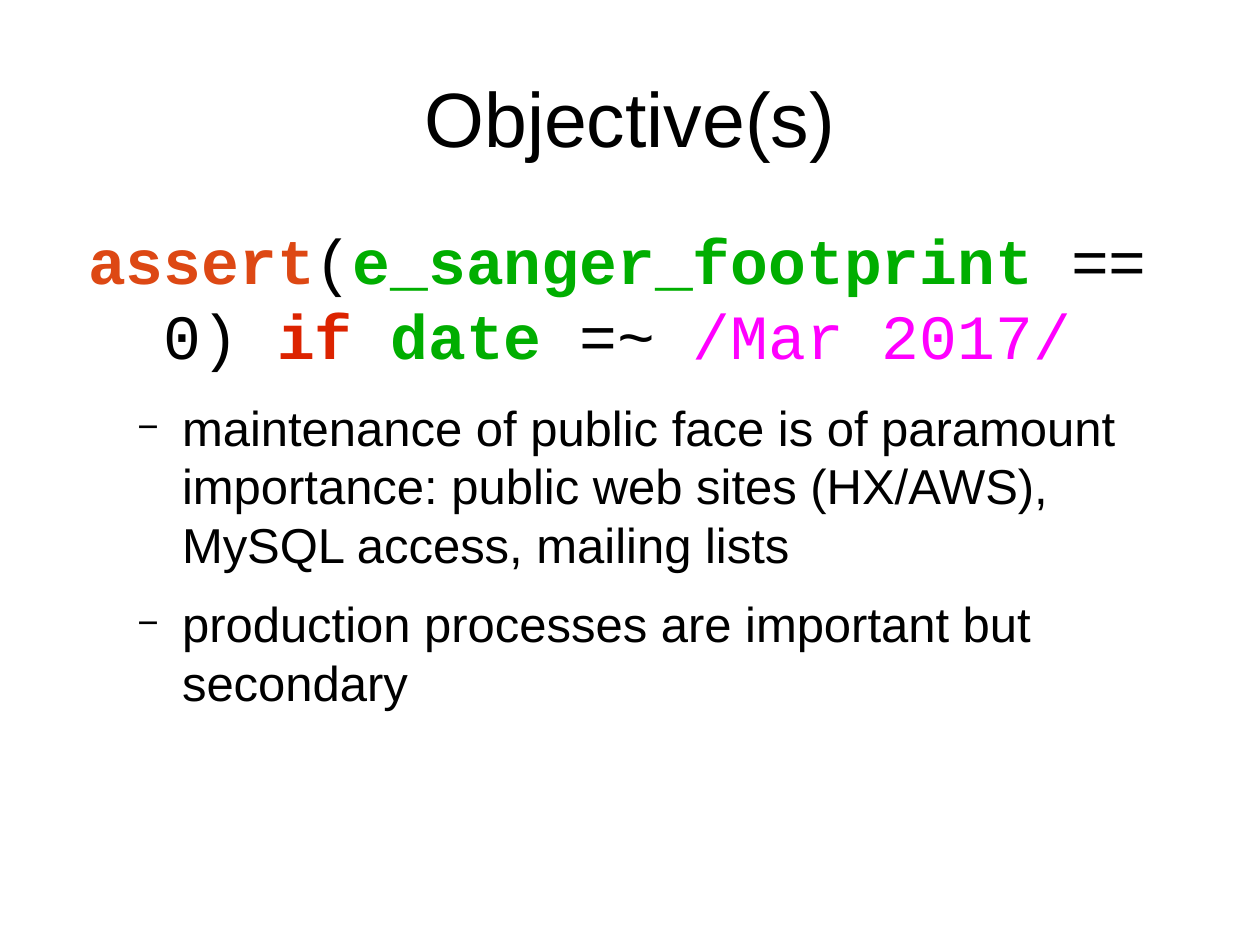
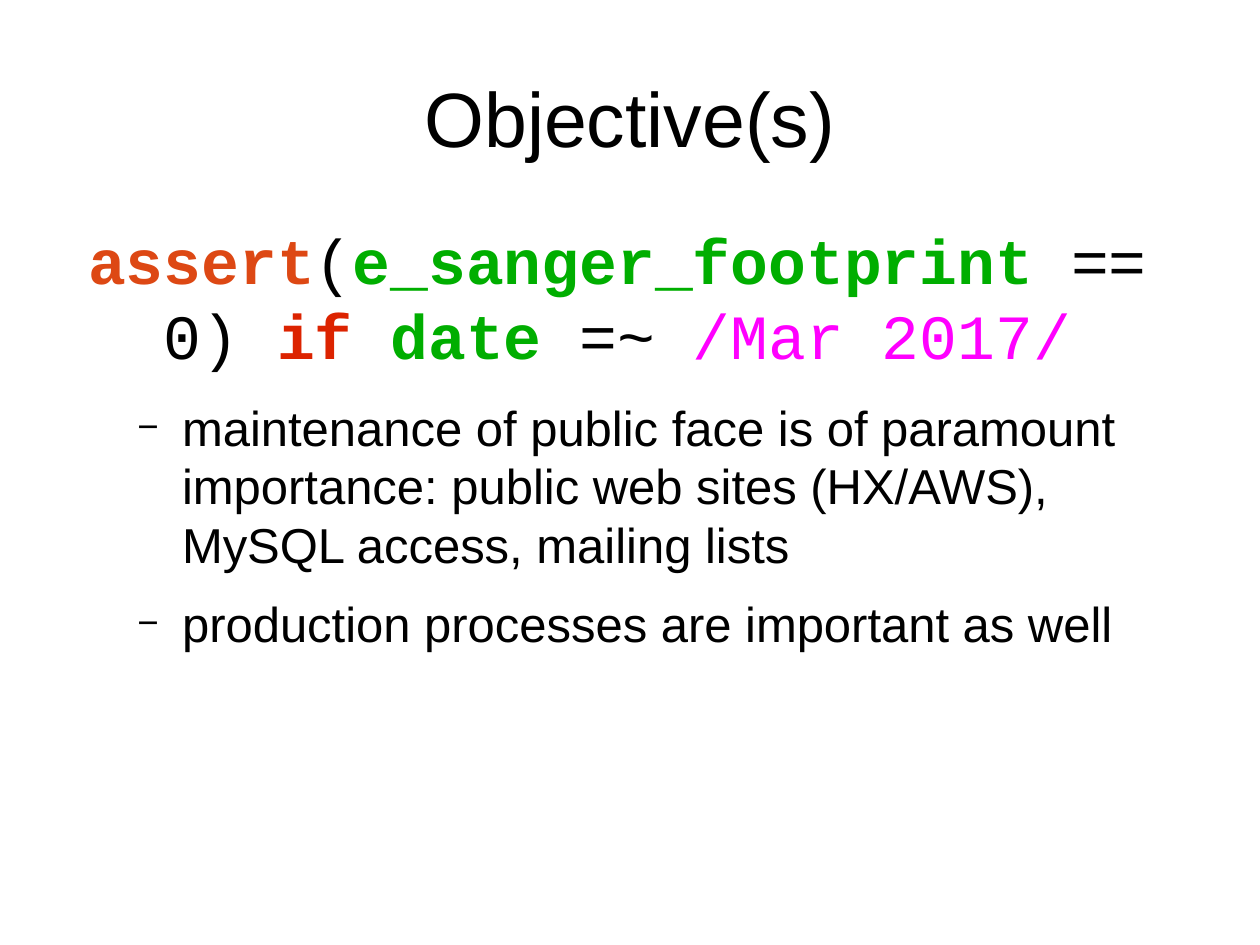
Before and after one commit to avullo/ensembl-migration-pm, a slide deck: slide 2 of data-review-10-16/talk.odp. Drawn at 1260x945 pixels with LibreOffice and Linux fonts; fonts in the diff are those of the drawing; background and template pictures are left out. Boxes give left, top, right and bottom in pixels: in the first picture for what was removed or moved away, otherwise in the second. Text is boxed around its words. In the diff, an @@ line names an element or a change of style, - is before the commit and + after.

```diff
--- a/data-review-10-16/talk.odp
+++ b/data-review-10-16/talk.odp
@@ text at [182, 606, 1112, 652]: text changed @@
-  − production processes are important but secondary
+  − production processes are important as well
```
Also in this commit, not shown: 1 other slide changed, 1 other file.
